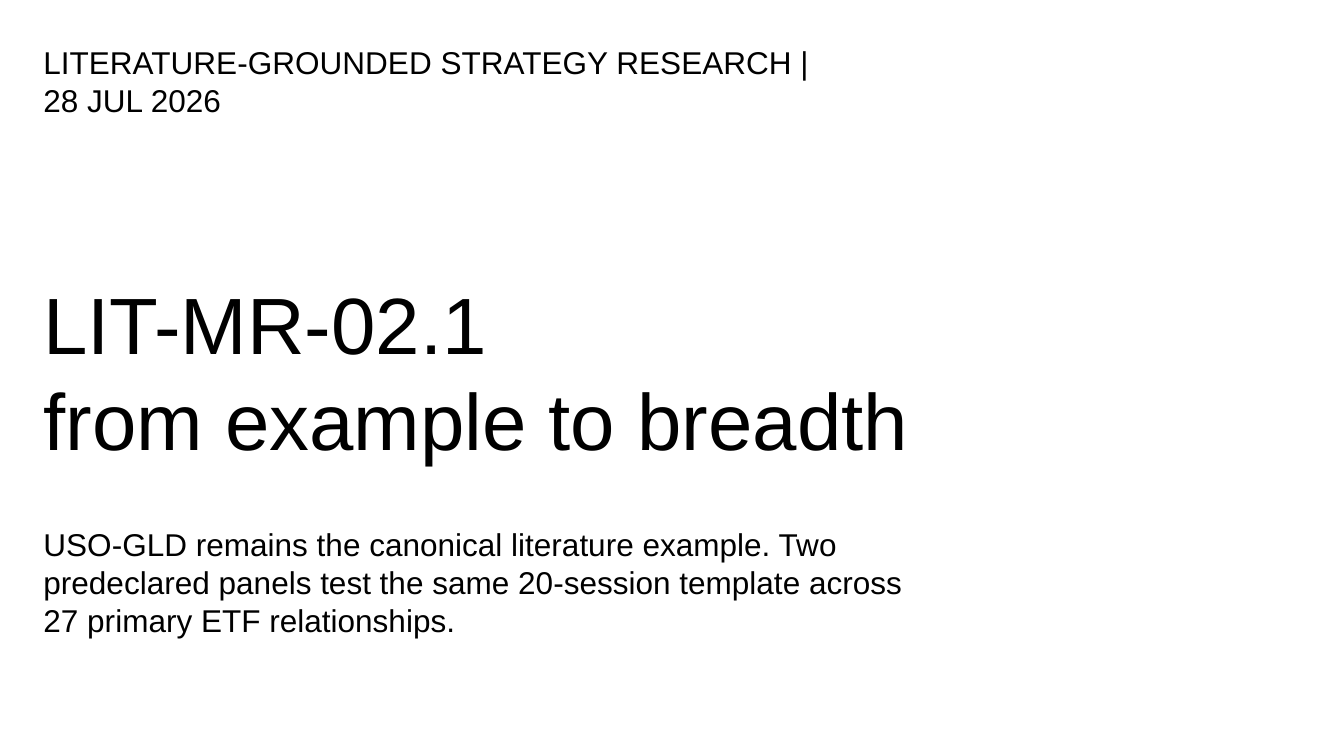
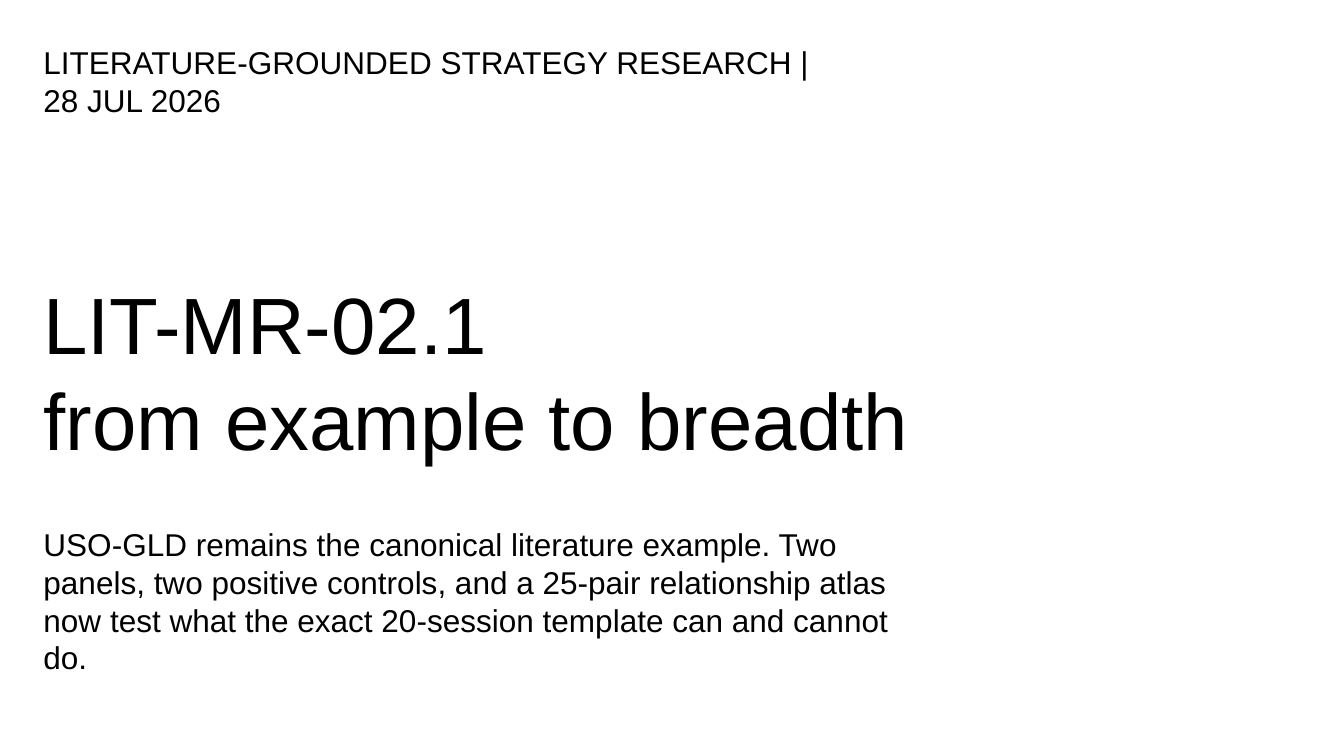
Before and after one commit to Francisc0Franc0/Time-Series-Modeling-Gen5, a slide deck: slide 1 of presentations/gen5_lit_mr_02_1_bollinger_evidence.pptx. Drawn at 1344x756 pixels with LibreOffice and Linux fonts; fonts in the diff are those of the drawing. Boxes give left, top, right and bottom in pixels: in the first picture for what was removed or moved away, otherwise in the second. Text is boxed around its words. In the diff, an @@ line names an element or a change of style, - is before the commit and + after.

Commit message:
Add relationship atlas and Johansen triplet POCs

```diff
--- a/presentations/gen5_lit_mr_02_1_bollinger_evidence.pptx
+++ b/presentations/gen5_lit_mr_02_1_bollinger_evidence.pptx
@@ text at box(43, 533, 888, 670): text changed @@
-USO-GLD remains the canonical literature example. Two predeclared panels test the same 20-session template across 27 primary ETF relationships.
+USO-GLD remains the canonical literature example. Two panels, two positive controls, and a 25-pair relationship atlas now test what the exact 20-session template can and cannot do.
```
Also in this commit, not shown: 6 slides added, 16 other files.
